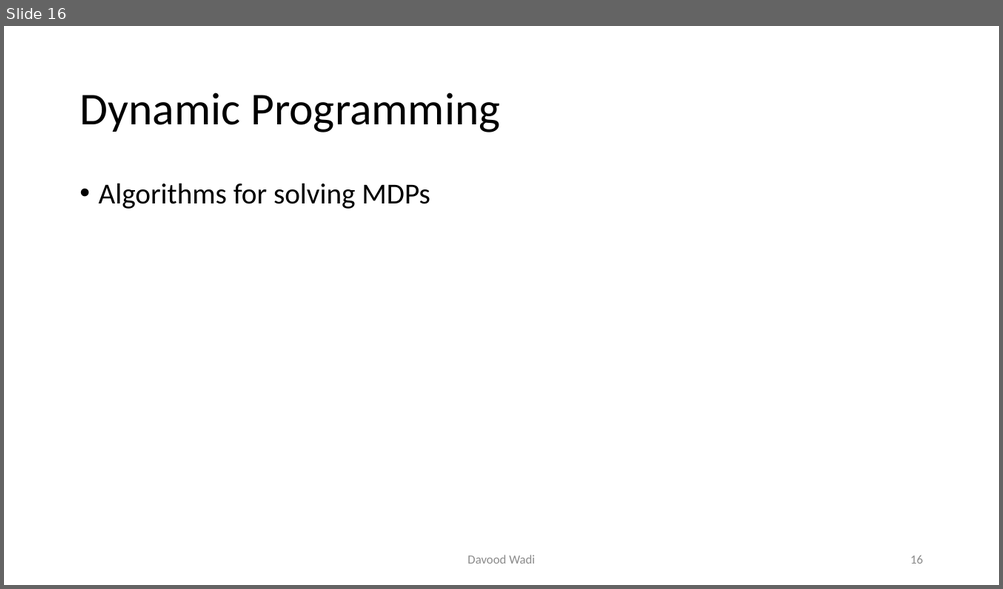
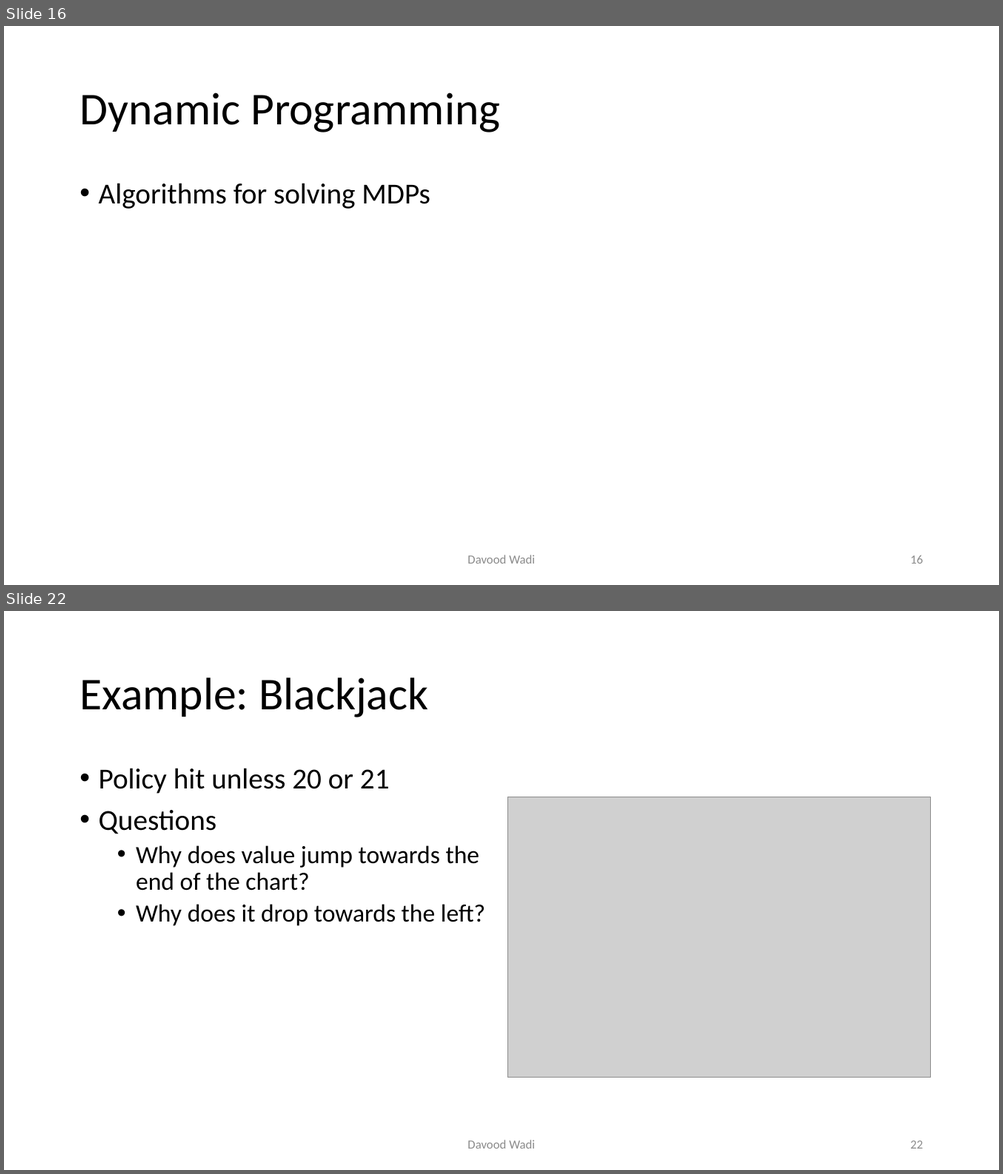
Before and after one commit to davoodwadi/davoodwadi.github.io, a slide deck: RL/RL1_slides.pptx. Shown one above the other, each under a label of ours: slide 16 before the commit, slides 16 and 22 after it; the slides between them are not shown. The pictures are 1003x589 and 1003x1174 pixels, drawn with LibreOffice and Linux fonts; fonts in the diff are those of the drawing; grey boxes stand for pictures; background and template pictures are left out. Boxes give left, top, right and bottom in pixels: in the first picture for what was removed or moved away, otherwise in the second. Text is boxed around its words. In the diff, an @@ line names an element or a change of style, - is before the commit and + after.

```diff
--- a/RL/RL1_slides.pptx
+++ b/RL/RL1_slides.pptx
@@ slide 22 added at [4, 611, 999, 1170], background #FFFFFF @@
@@ title added at [79, 678, 428, 718], 44 pt, text #000000 @@
+Example: Blackjack
@@ text added at [99, 768, 485, 926], 24 pt, text #000000 @@
+• Policy hit unless 20 or 21
+• Questions
+  • Why does value jump towards the end of the chart?
+  • Why does it drop towards the left?
@@ picture added at [508, 797, 930, 1077] @@
@@ text added at [467, 1140, 535, 1149], 12 pt, text #8C8C8C @@
+Davood Wadi
@@ page number added at [910, 1141, 922, 1149], 12 pt, text #8C8C8C @@
+22
```
Also in this commit, not shown: 5 other slides added, 3 other files.
